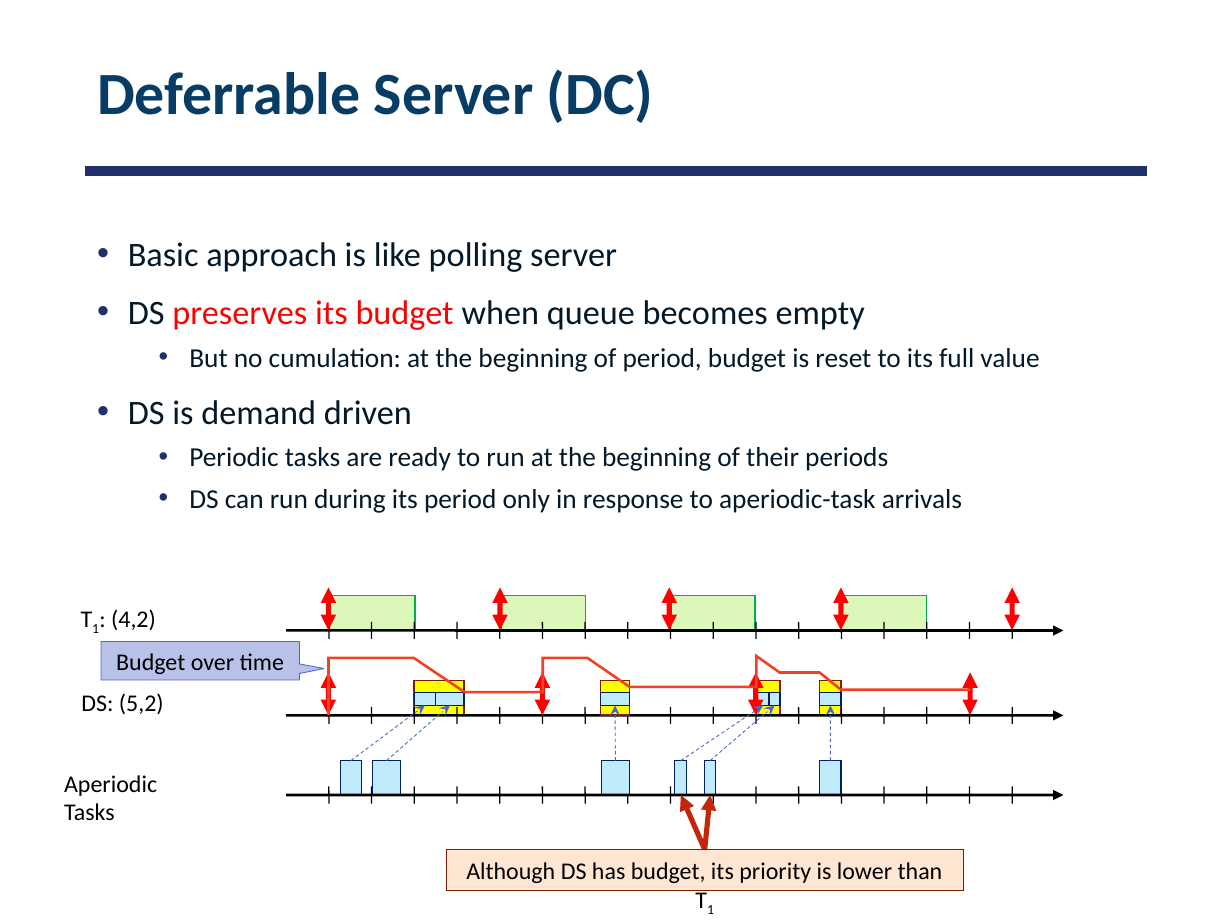
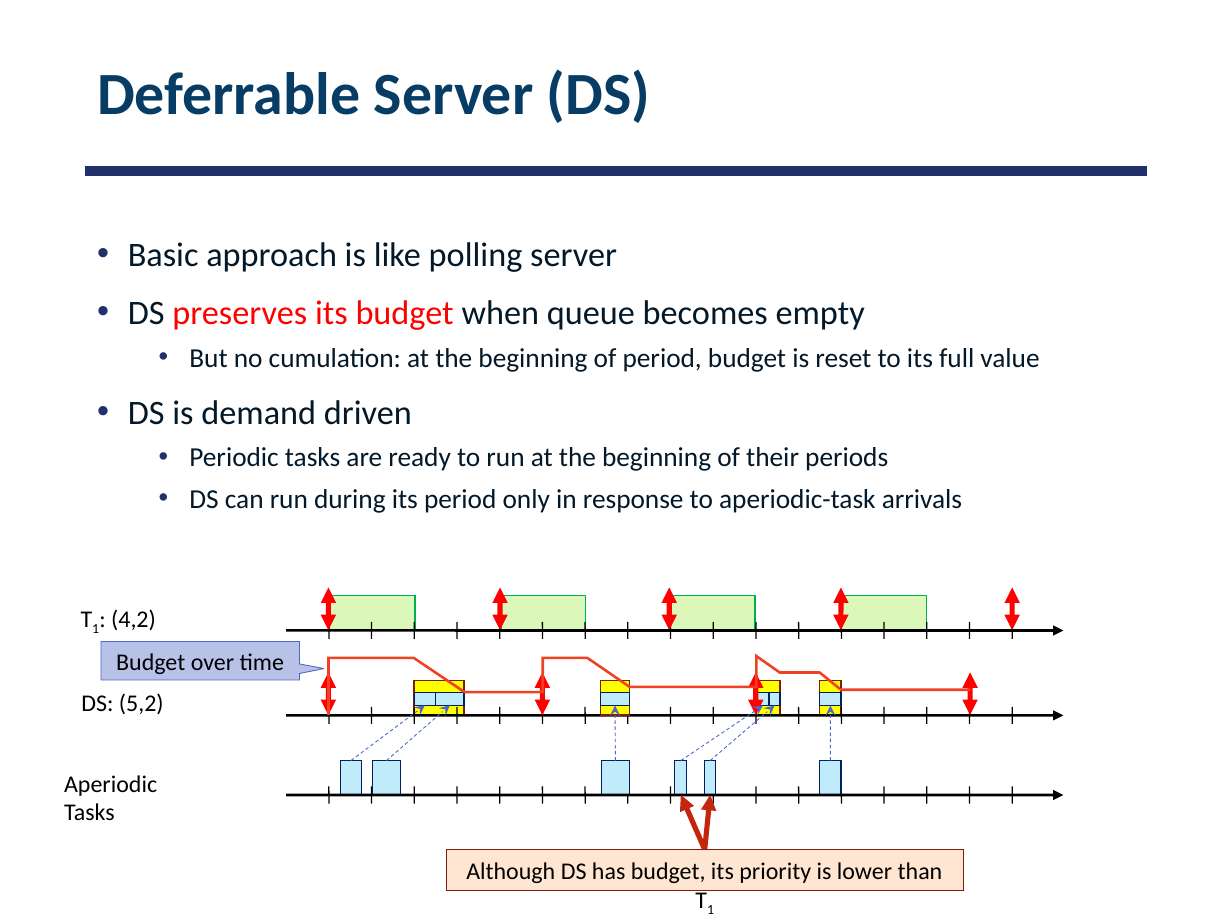
Before and after one commit to smajidzahedi/ECE350, a slide deck: slide 27 of Lectures/06-realtime.pptx. Drawn at 1232x924 pixels with LibreOffice and Linux fonts; fonts in the diff are those of the drawing. Boxes give left, top, right and bottom in pixels: in the first picture for what was removed or moved away, otherwise in the second. Text is boxed around its words. In the diff, an @@ line names an element or a change of style, - is before the commit and + after.

```diff
--- a/Lectures/06-realtime.pptx
+++ b/Lectures/06-realtime.pptx
@@ title at <box>97,69,650,123</box>: text changed @@
-Deferrable Server (DC)
+Deferrable Server (DS)
```
Also in this commit, not shown: 1 other slide changed, 1 other file.
